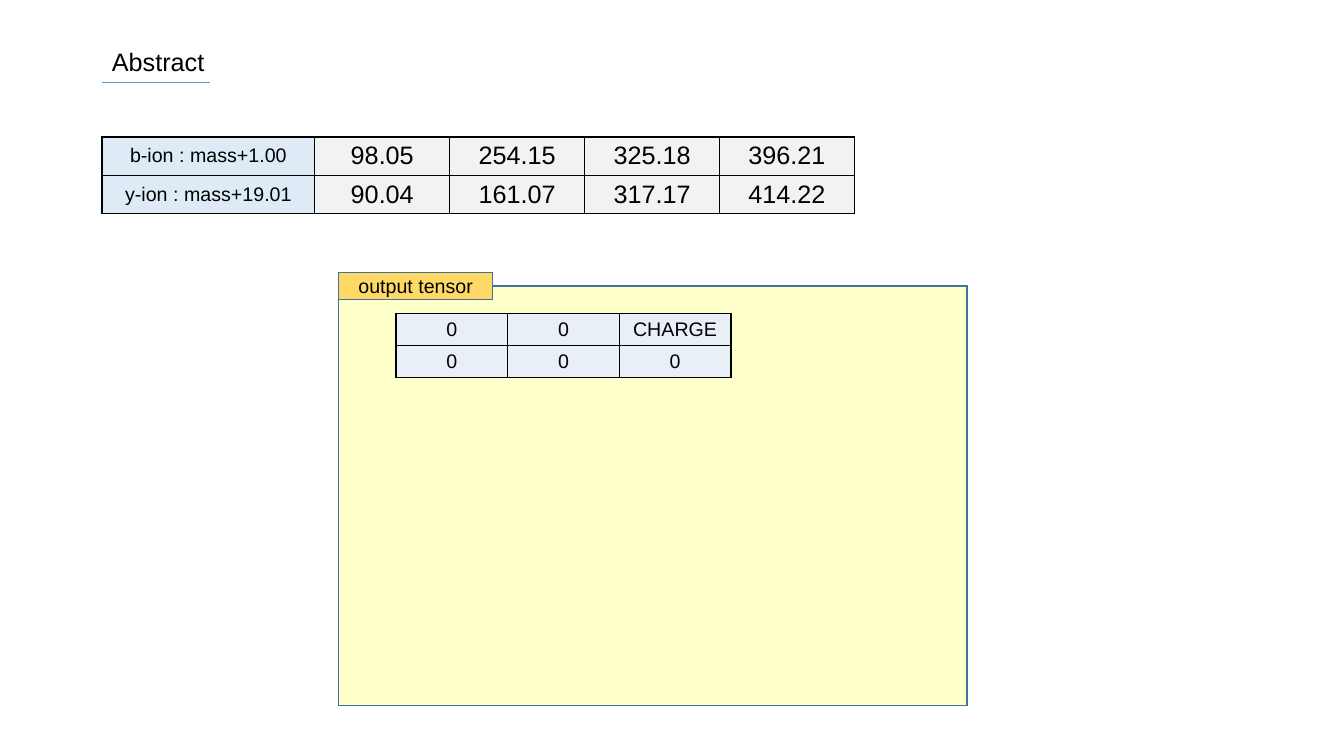
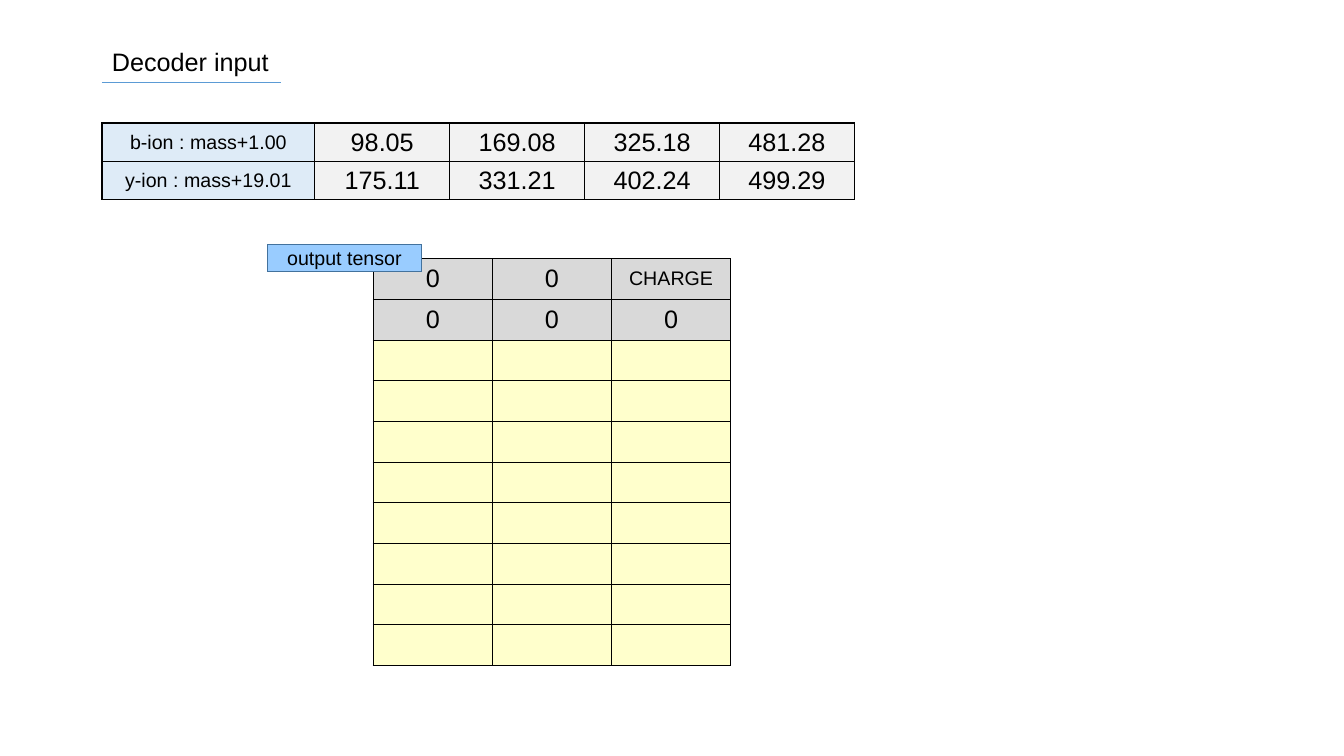
Before and after one commit to SiLviASizZ/HYU_2022, a slide deck: slide 75 of gradproj/Project/presentation/0725.pptx (slide 53 before the commit). Drawn at 1344x756 pixels with LibreOffice and Linux fonts; fonts in the diff are those of the drawing. Boxes give left, top, right and bottom in pixels: in the first picture for what was removed or moved away, otherwise in the second. Text is boxed around its words. In the diff, an @@ line names an element or a change of style, - is before the commit and + after.

```diff
--- a/gradproj/Project/presentation/0725.pptx
+++ b/gradproj/Project/presentation/0725.pptx
@@ text at (112,52,269,77): text changed @@
-Abstract
+Decoder input
@@ line moved from (102, 83) - (211, 83) to (102, 83) - (281, 83) @@
@@ table at (102,123,855,204) @@
-row 1, column 3: 254.15
+row 1, column 3: 169.08
-row 1, column 5: 396.21
+row 1, column 5: 481.28
-row 2: y-ion : mass+19.01 | 90.04 | 161.07 | 317.17 | 414.22
+row 2: y-ion : mass+19.01 | 175.11 | 331.21 | 402.24 | 499.29
@@ table: place and size @@
-table at (102,137,855,218)
+table at (102,123,855,204)
@@ rectangle "output tensor": place and size @@
-rectangle "output tensor" at (339,272,493,299)
+rectangle "output tensor" at (267,244,421,271)
@@ rectangle "output tensor" at (267,244,421,271): fill #FFD966 to #99CCFF @@
@@ table at (373,259,730,666) @@
+row 3:  |  | 
+row 4:  |  | 
+row 5:  |  | 
+row 6:  |  | 
+row 7:  |  | 
+row 8:  |  | 
+row 9:  |  | 
+row 10:  |  | 
@@ table: place and size @@
-table at (396,314,732,381)
+table at (373,259,730,666)
@@ rectangle removed at (339,286,967,706) @@
```
Also in this commit, not shown: 20 other slides changed, 94 slides added, 8 slides removed, 1 other file.
